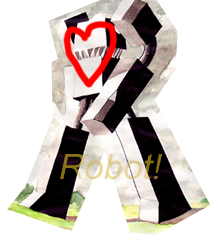
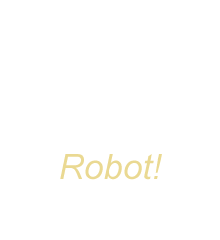
Comparing the layer stacks of the two (220, 240) images. Changes:
hid group "-robot" (2 layers) over [7, 0, 211, 235]
